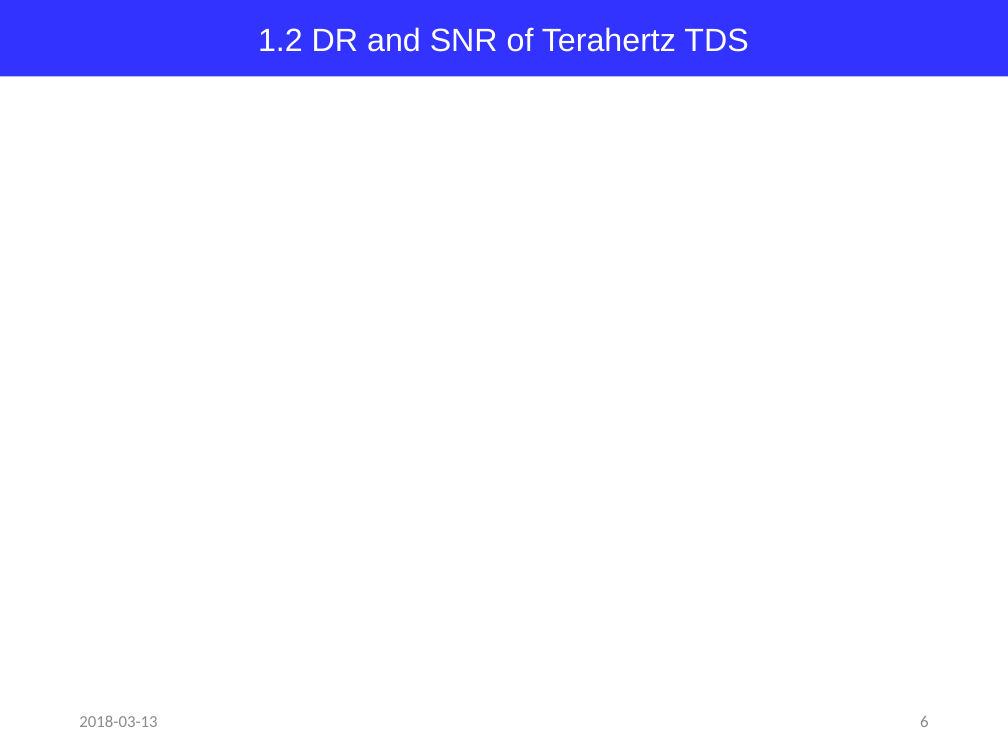
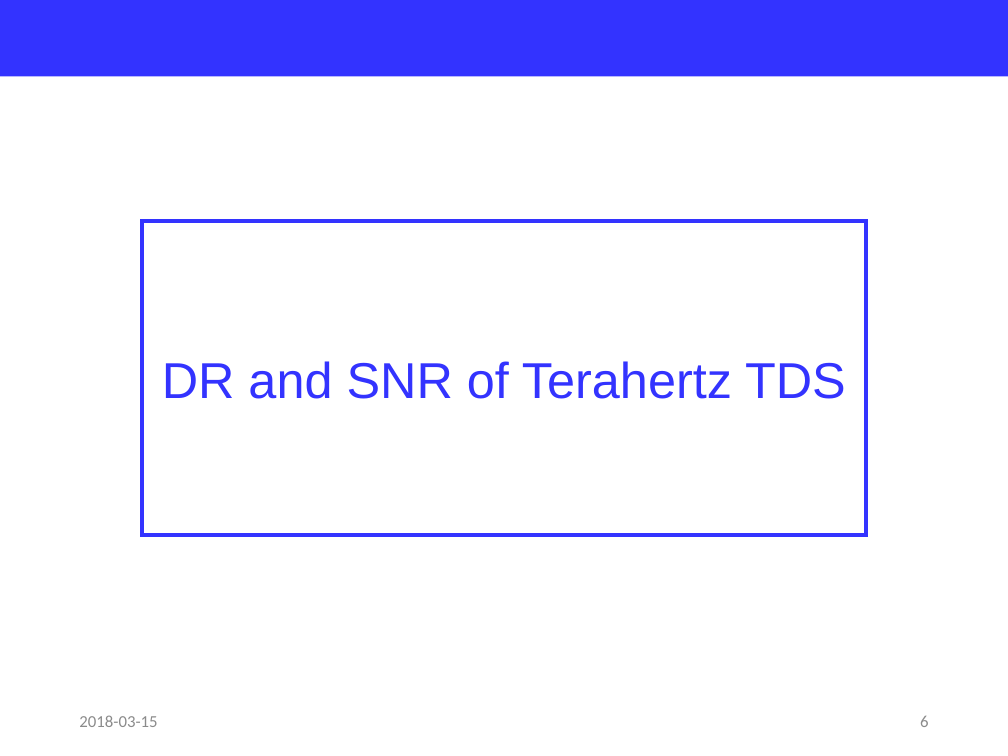
Before and after one commit to jglee96/NBTP_Lab, a slide deck: slide 6 of Terahertz Metrology/Ch3/Terahertz Metrology_Ch3.pptx. Drawn at 1008x756 pixels with LibreOffice and Linux fonts; fonts in the diff are those of the drawing. Boxes give left, top, right and bottom in pixels: in the first picture for what was removed or moved away, otherwise in the second. Text is boxed around its words. In the diff, an @@ line names an element or a change of style, - is before the commit and + after.

```diff
--- a/Terahertz Metrology/Ch3/Terahertz Metrology_Ch3.pptx
+++ b/Terahertz Metrology/Ch3/Terahertz Metrology_Ch3.pptx
@@ rectangle added at (x1=0, y1=0, x2=1008, y2=77), fill #3333FF @@
@@ rectangle "DR and SNR of Terahertz ..." resized from (x1=0, y1=0, x2=1008, y2=77) to (x1=142, y1=221, x2=867, y2=535) @@
@@ rectangle "DR and SNR of Terahertz ..." at (x1=142, y1=221, x2=867, y2=535): fill #3333FF to none; outline none to #3333FF 3 pt @@
@@ text in rectangle at (x1=162, y1=361, x2=846, y2=399): text changed; size 23 to 36 pt; text colour #FFFFFF to #3333FF @@
-1.2 DR and SNR of Terahertz TDS
+DR and SNR of Terahertz TDS
@@ text at (x1=79, y1=715, x2=157, y2=727): text changed @@
-2018-03-13
+2018-03-15
```
Also in this commit, not shown: 6 other slides changed, 9 slides added, 17 slides removed, 14 other files.
